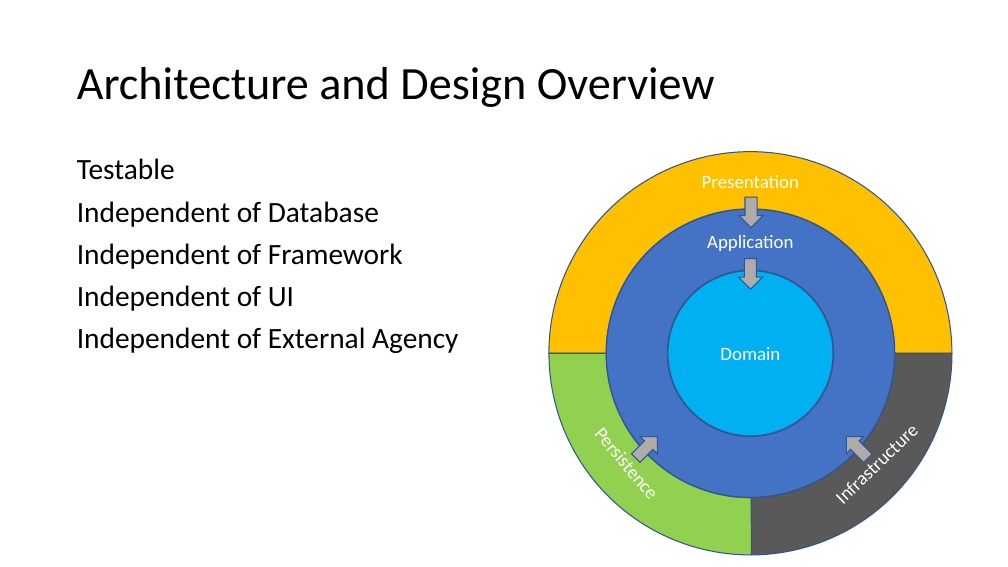
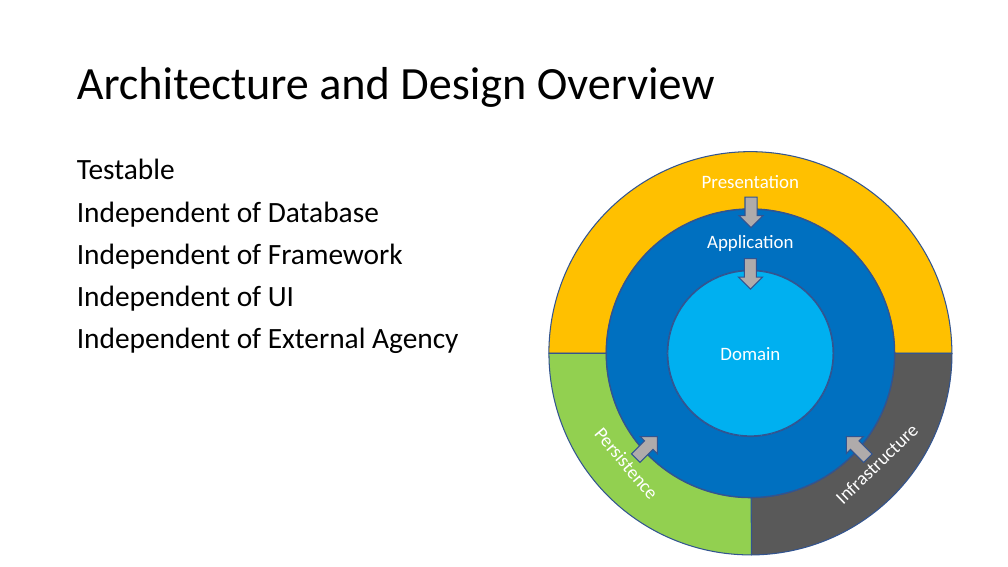
Before and after one commit to EnterpriseProductsLP/tag-tech-spikes, a slide deck: slide 5 of src/end-to-end-example/Presentation/Clean Architecture with .Net Core.pptx. Drawn at 1008x567 pixels with LibreOffice and Linux fonts; fonts in the diff are those of the drawing. Boxes give left, top, right and bottom in pixels: in the first picture for what was removed or moved away, otherwise in the second. Text is boxed around its words. In the diff, an @@ line names an element or a change of style, - is before the commit and + after.

```diff
--- a/src/end-to-end-example/Presentation/Clean Architecture with .Net Core.pptx
+++ b/src/end-to-end-example/Presentation/Clean Architecture with .Net Core.pptx
@@ donut at box(606, 209, 895, 498): fill #4472C4 to #0070C0 @@
```
Also in this commit, not shown: 1 other slide changed, 8 slides added, 22 other files.
